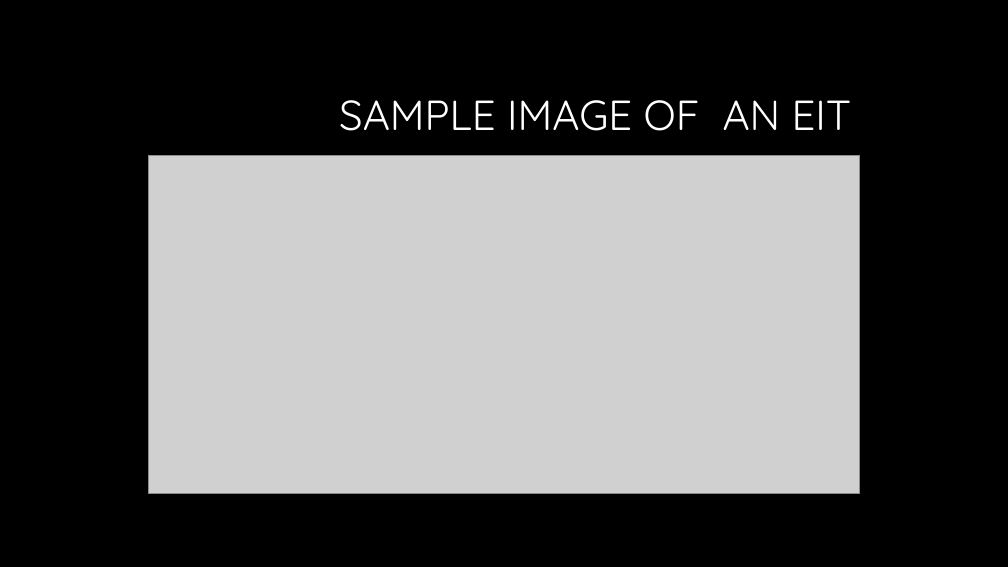
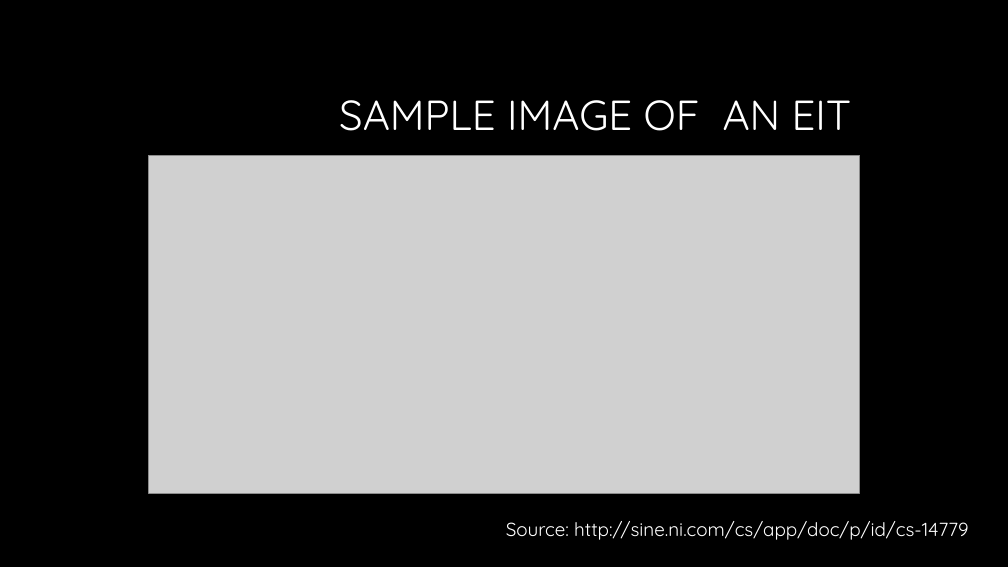
Before and after one commit to nsudhanva/eit, a slide deck: slide 4 of docs/Electrical Impedance Tomography.pptx. Drawn at 1008x567 pixels with LibreOffice and Linux fonts; fonts in the diff are those of the drawing; grey boxes stand for pictures; background and template pictures are left out. Boxes give left, top, right and bottom in pixels: in the first picture for what was removed or moved away, otherwise in the second. Text is boxed around its words. In the diff, an @@ line names an element or a change of style, - is before the commit and + after.

Commit message:
PPT EDit 3

```diff
--- a/docs/Electrical Impedance Tomography.pptx
+++ b/docs/Electrical Impedance Tomography.pptx
@@ text added at [506,521,968,540], 18 pt, text #FFFFFF @@
+Source: http://sine.ni.com/cs/app/doc/p/id/cs-14779
```
Also in this commit, not shown: 1 other slide changed.
